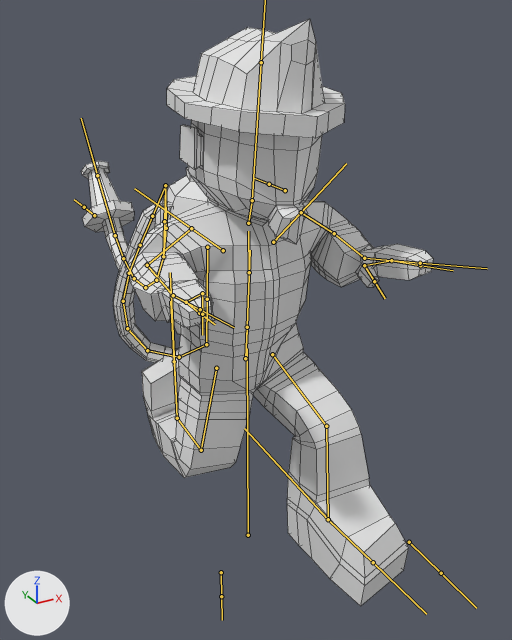
The FBX model FireFighter/Assets/FBX/Fireman/FireFighterModelWithBag.fbx, before and after one commit.
Rendered twice from a 50 mm camera at (-8.22, -15.44, 14.91) aimed at (0.77, 0.91, 6.74). Arrows for +X, +Y and +Z are at lower left; the lights stay in place. Both versions are drawn at frame 8 of the action 'FireMan|OnAirR'; the numbers are the values there. The bones that bend it are drawn over the model as lines. Mesh edges are drawn as thin lines.
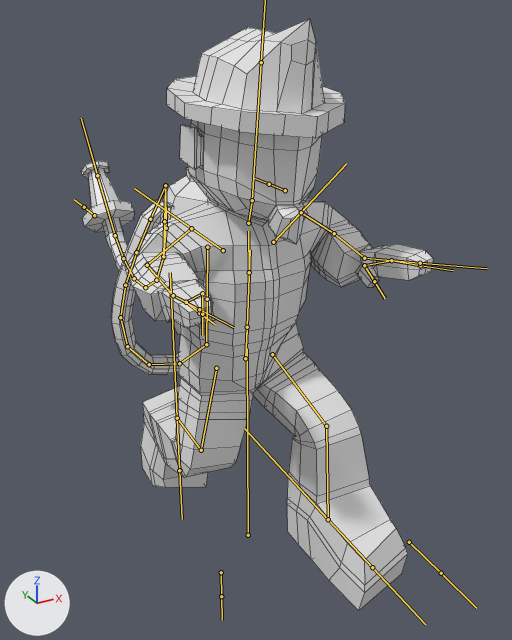
Changed parts and their boxes [x1, y1, x2, y2] in the pictures (512 x 640 px):
'Sphere', posed: before [81, 19, 433, 606]; after [81, 19, 433, 611]
bone 'Hose1', root to tip: before (206, 344) to (179, 357); after (206, 344) to (179, 363)
bone 'Hose2', root to tip: before (179, 357) to (147, 350); after (179, 363) to (149, 364)
bone 'Hose3', root to tip: before (147, 350) to (127, 328); after (149, 364) to (127, 346)
bone 'Hose4', root to tip: before (127, 328) to (123, 301); after (127, 346) to (120, 317)
bone 'Hose5', root to tip: before (123, 301) to (129, 273); after (120, 317) to (125, 285)
bone 'Hose6', root to tip: before (129, 273) to (140, 245); after (125, 285) to (136, 252)
bone 'Hose7', root to tip: before (140, 245) to (152, 216); after (136, 252) to (150, 219)
bone 'Foot.R', root to tip: before (328, 519) to (373, 562); after (328, 519) to (372, 567)
bone 'Foot.L', root to tip: before (177, 418) to (174, 361); after (177, 418) to (179, 470)

Edits to the bpy script that builds the scene:
```text
Change bone_hose1:
    where bone_hose1 = bpy.data.objects['FireMan'].pose.bones['Hose1']  # child of 'BaseHose'
    bone_hose1.rotation_quaternion: (0.871, 0.28, -0.018, 0.403) -> (0.857, 0.011, 0.02, 0.514)  # degrees (29, -15, 46) -> degrees (2, 1, 62)
Change bone_hose2:
    where bone_hose2 = bpy.data.objects['FireMan'].pose.bones['Hose2']  # child of 'Hose1'
    bone_hose2.rotation_quaternion: (0.93, 0.175, 0.0, 0.322) -> (0.942, -0.002, 0.0, 0.336)  # degrees (19, -6, 37) -> degrees (0, 0, 39)
Change bone_hose3:
    where bone_hose3 = bpy.data.objects['FireMan'].pose.bones['Hose3']  # child of 'Hose2'
    bone_hose3.rotation_quaternion: (0.933, 0.172, 0.0, 0.317) -> (0.943, -0.002, 0.0, 0.333)  # degrees (19, -6, 36) -> degrees (0, 0, 39)
Change bone_hose4:
    where bone_hose4 = bpy.data.objects['FireMan'].pose.bones['Hose4']  # child of 'Hose3'
    bone_hose4.rotation_quaternion: (0.961, 0.133, 0.0, 0.244) -> (0.963, -0.001, 0.0, 0.27)  # degrees (15, -4, 28) -> degrees (0, 0, 31)
Change bone_hose5:
    where bone_hose5 = bpy.data.objects['FireMan'].pose.bones['Hose5']  # child of 'Hose4'
    bone_hose5.rotation_quaternion: (0.987, 0.076, 0.0, 0.14) -> (0.985, -0.001, 0.0, 0.172)  # degrees (9, -1, 16) -> degrees (0, 0, 20)
Change bone_hose6:
    where bone_hose6 = bpy.data.objects['FireMan'].pose.bones['Hose6']  # child of 'Hose5'
    bone_hose6.rotation_quaternion: (0.998, 0.03, 0.0, 0.055) -> (0.996, 0.0, 0.0, 0.086)  # degrees (3, 0, 6) -> degrees (0, 0, 10)
Change bone_hose7:
    where bone_hose7 = bpy.data.objects['FireMan'].pose.bones['Hose7']  # child of 'Hose6'
    bone_hose7.rotation_quaternion: (1.0, 0.006, 0.0, 0.011) -> (0.999, 0.0, 0.0, 0.035)  # degrees (1, 0, 1) -> degrees (0, 0, 4)
Change bone_hose9:
    where bone_hose9 = bpy.data.objects['FireMan'].pose.bones['Hose9']  # child of 'Hose8'
    bone_hose9.rotation_quaternion: (0.17, 0.606, -0.168, 0.758) -> (0.177, 0.189, -0.111, 0.96)  # degrees (-13, -78, 165) -> degrees (-9, -24, 161)
Change bone_foot_r:
    where bone_foot_r = bpy.data.objects['FireMan'].pose.bones['Foot.R']  # child of 'LowerLeg.R'
    bone_foot_r.rotation_quaternion: (0.997, -0.028, -0.011, 0.068) -> (0.995, -0.069, -0.014, 0.067)  # degrees (-3, -1, 8) -> degrees (-8, -1, 8)
Change bone_foot_l:
    where bone_foot_l = bpy.data.objects['FireMan'].pose.bones['Foot.L']  # child of 'LowerLeg.L'
    bone_foot_l.rotation_quaternion: (0.121, 0.989, -0.034, 0.074) -> (0.989, -0.127, -0.074, -0.034)  # degrees (166, -9, -3) -> degrees (-14, -9, -3)
```
